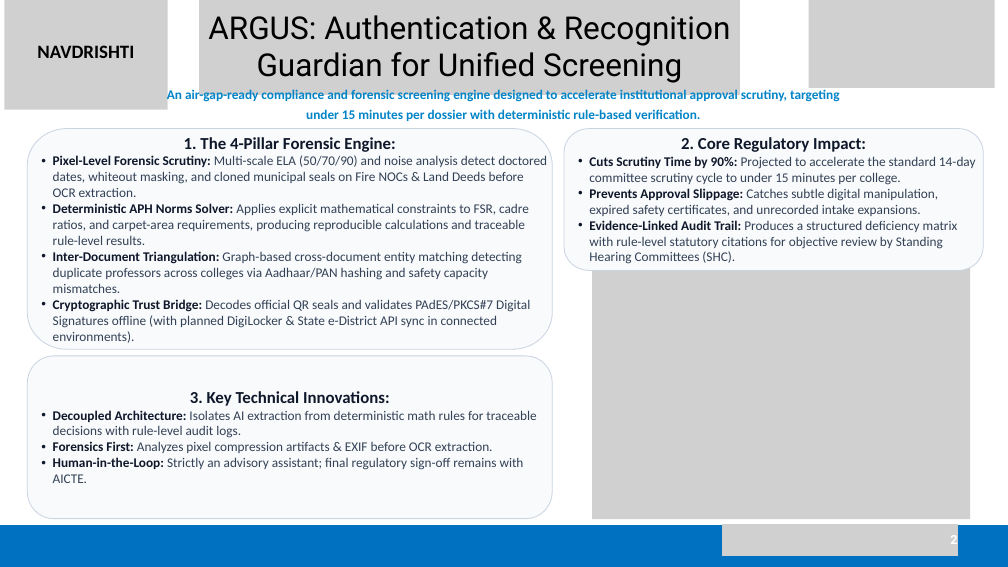
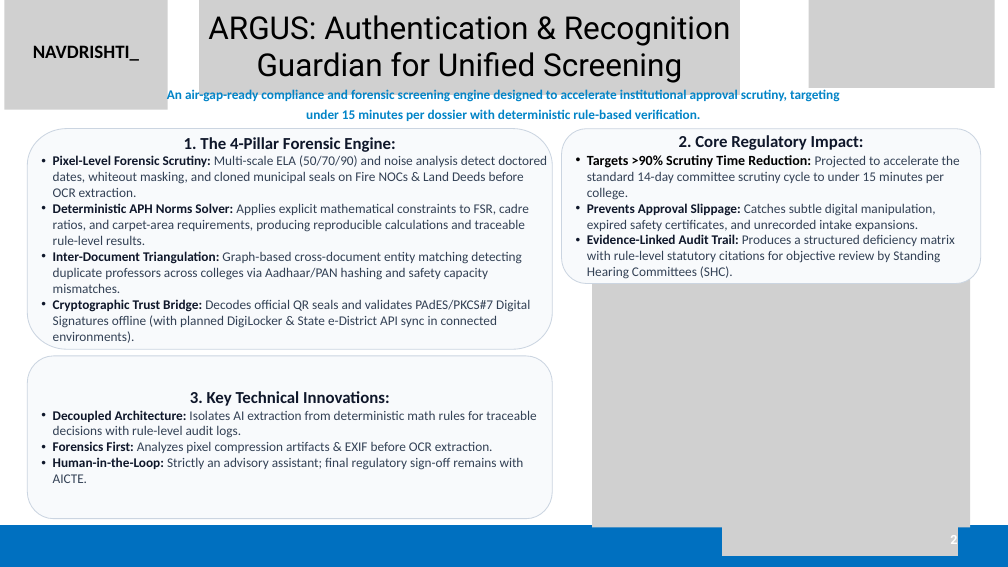
Before and after one commit to Aravkataria/ARGUS, a slide deck: slide 2 of final.pptx. Drawn at 1008x567 pixels with LibreOffice and Linux fonts; fonts in the diff are those of the drawing; grey boxes stand for pictures. Boxes give left, top, right and bottom in pixels: in the first picture for what was removed or moved away, otherwise in the second. Text is boxed around its words. In the diff, an @@ line names an element or a change of style, - is before the commit and + after.

```diff
--- a/final.pptx
+++ b/final.pptx
@@ text at bbox=[33, 45, 139, 61]: text changed @@
-NAVDRISHTI
+NAVDRISHTI_
@@ freeform shape: place and size @@
-freeform shape at bbox=[564, 129, 983, 271]
+freeform shape at bbox=[561, 129, 981, 283]
@@ text at bbox=[587, 155, 960, 200]: text changed @@
-  • Cuts Scrutiny Time by 90%: Projected to accelerate the standard 14-day committee scrutiny cycle to under 15 minutes per college.
+  • Targets >90% Scrutiny Time Reduction: Projected to accelerate the standard 14-day committee scrutiny cycle to under 15 minutes per college.
@@ picture: place and size @@
-picture at bbox=[592, 267, 970, 519]
+picture at bbox=[592, 276, 970, 528]
```
Also in this commit, not shown: 5 other slides changed, 7 other files.
